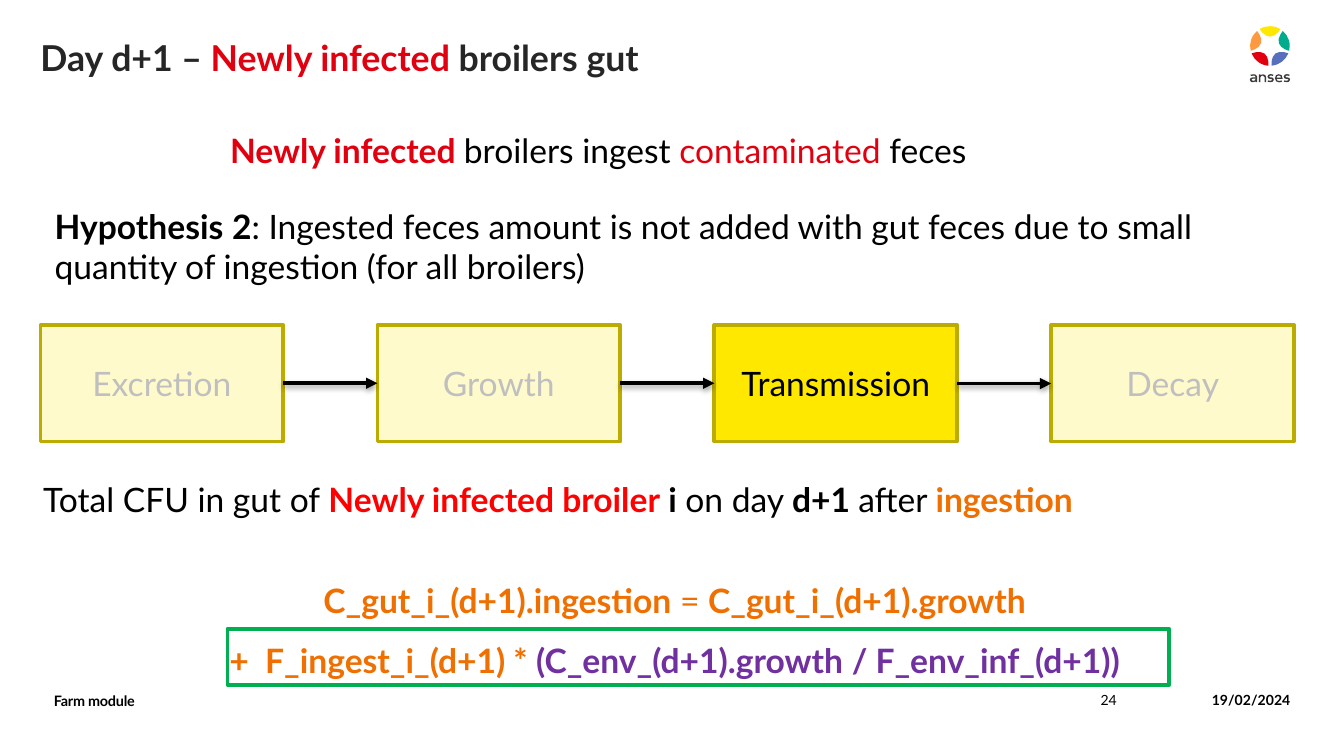
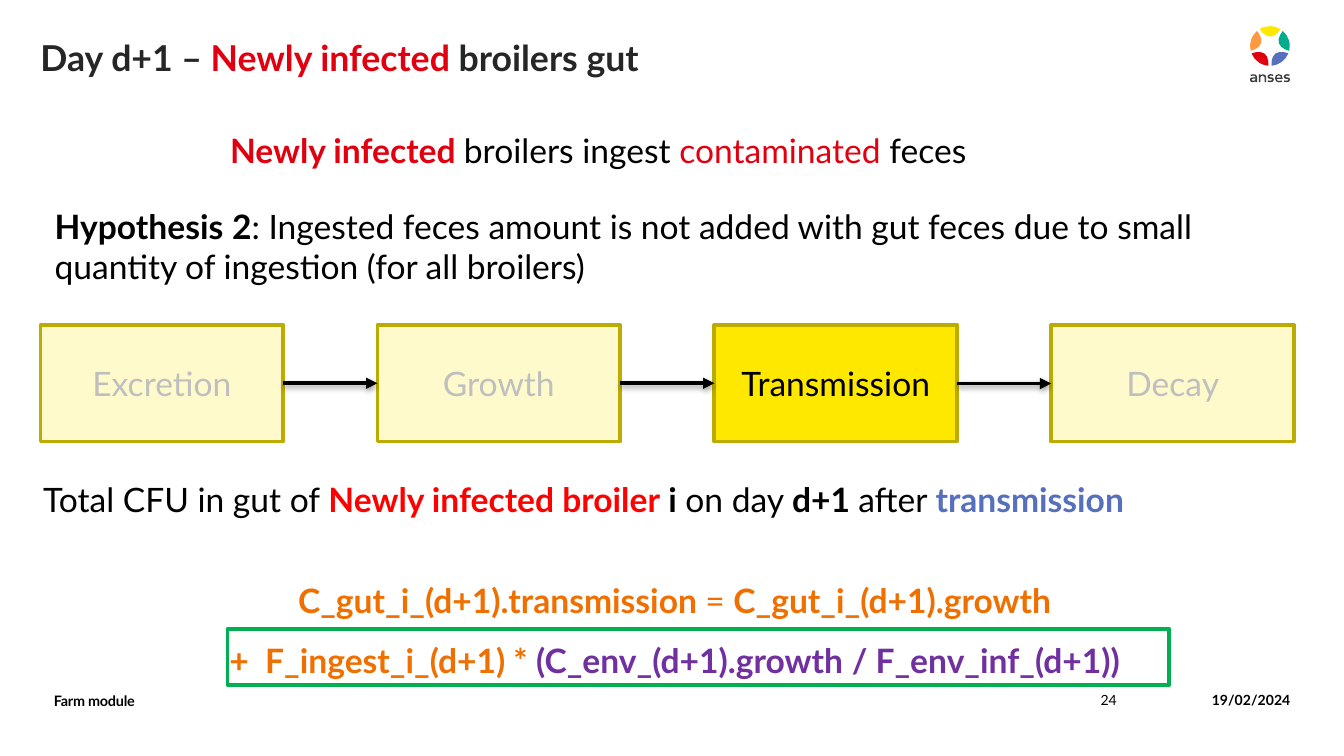
Before and after one commit to ENVIRE-JPIAMR/farm-module, a slide deck: slide 24 of docs/farm_module.pptx. Drawn at 1344x756 pixels with LibreOffice and Linux fonts; fonts in the diff are those of the drawing. Boxes give left, top, right and bottom in pixels: in the first picture for what was removed or moved away, otherwise in the second. Text is boxed around its words. In the diff, an @@ line names an element or a change of style, - is before the commit and + after.

```diff
--- a/docs/farm_module.pptx
+++ b/docs/farm_module.pptx
@@ text at (43, 487, 1124, 619): text changed @@
-Total CFU in gut of Newly infected broiler i on day d+1 after ingestion
-C_gut_i_(d+1).ingestion = C_gut_i_(d+1).growth
+Total CFU in gut of Newly infected broiler i on day d+1 after transmission
+C_gut_i_(d+1).transmission = C_gut_i_(d+1).growth
```
Also in this commit, not shown: 8 other slides changed, 1 slide added.
